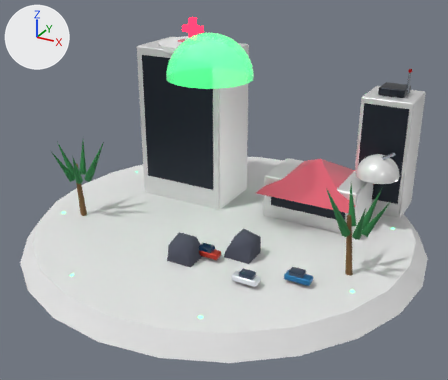
What one commit did to the glTF model public/models/buildings/welfare-T5.glb.
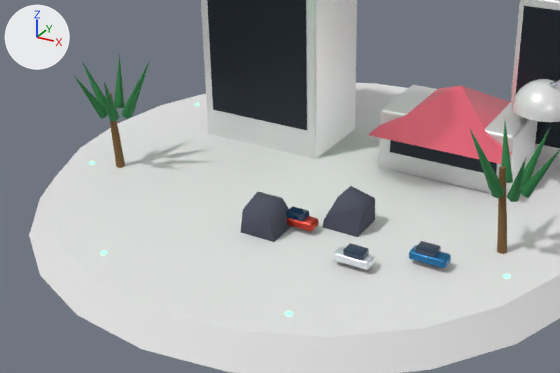
Each version appears first whole from a 50 mm lens placed at (4.22, -7.68, 4.96), pointed at (0.12, -0.21, 1.23), and next in a close-up on the part from 0% to 87% of the width and 26% to 94% of the height. Lighting does not change. The marker at upper left points along +X, +Y and +Z. The last two pictures show the newer version. Where no turn or scale is listed for an object, it has been applied to the vertices.
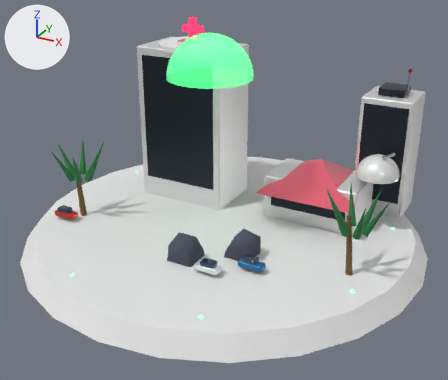
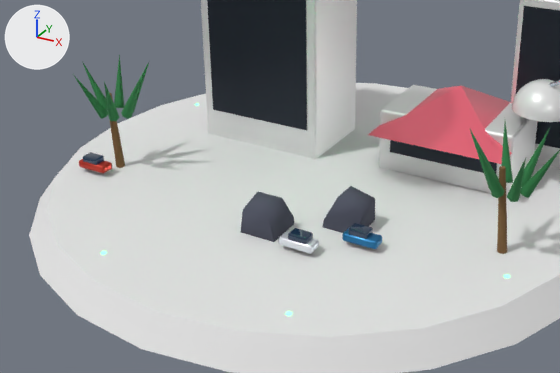
Boxes [x1, y1, x2, y2] around the edits, measured in the close-ups (560 x 373 px):
'Mesh_51', moved: before [409, 245, 451, 268]; after [342, 227, 382, 249]
'Mesh_49', moved: before [333, 247, 375, 270]; after [279, 231, 319, 253]
'Mesh_50', moved: before [343, 243, 369, 260]; after [288, 228, 313, 244]
'Mesh_52', moved: before [415, 241, 441, 258]; after [348, 223, 373, 239]
'Mesh_47', moved: before [287, 216, 319, 231]; after [79, 159, 112, 173]
'Mesh_48', moved: before [286, 206, 309, 221]; after [83, 152, 104, 165]

The edits, one by one:
Object 'Mesh_47' (ob_mesh_47) moves from (0.377, -1.15, 0.69) to (-2.2, -1.15, 0.69).
Object 'Mesh_48' (ob_mesh_48) moves from (0.357, -1.15, 0.76) to (-2.22, -1.15, 0.76).
Object 'Mesh_49' (ob_mesh_49) moves from (1.145, -1.5, 0.69) to (0.572, -1.5, 0.69).
Object 'Mesh_50' (ob_mesh_50) moves from (1.165, -1.5, 0.76) to (0.592, -1.5, 0.76).
Object 'Mesh_51' (ob_mesh_51) moves from (1.733, -1.15, 0.69) to (1.056, -1.15, 0.69).
Object 'Mesh_52' (ob_mesh_52) moves from (1.713, -1.15, 0.76) to (1.036, -1.15, 0.76).
